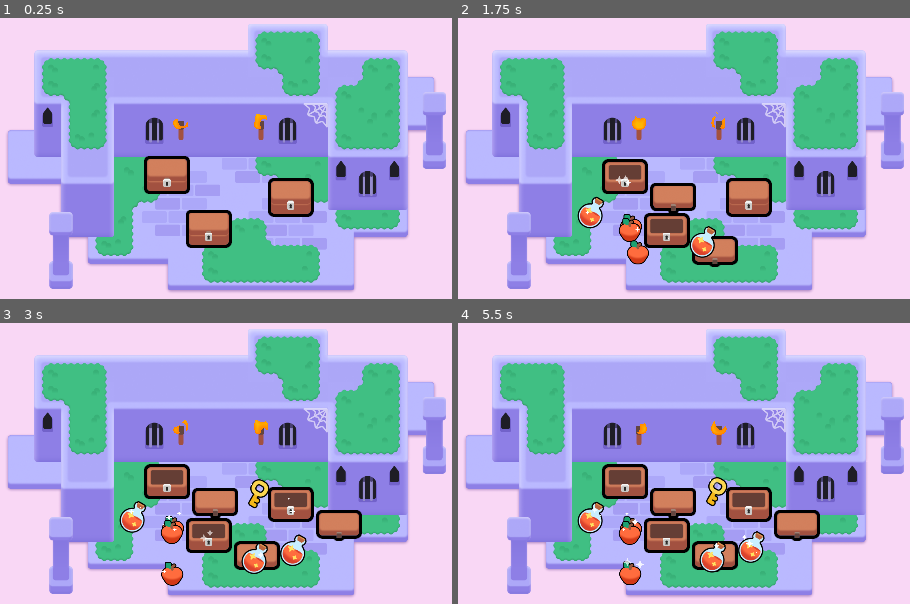
Above: before the commit, frames 1-4 (two rows, left to right).
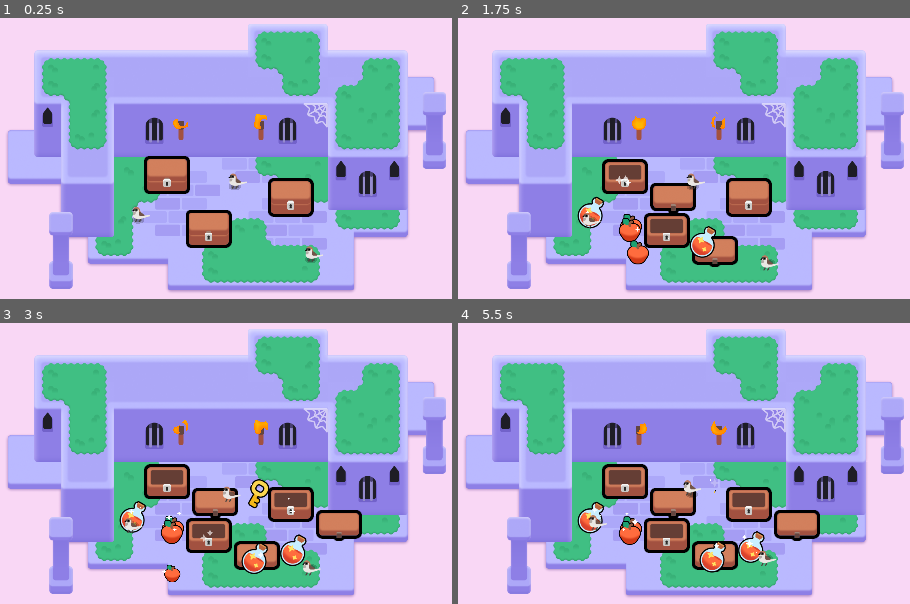
Above: after the commit, the same moments.

Repository: joszeto1/2d-GameDev-Course
Game: Godot game, scene res://lessons/mini_dungeon.tscn
Two runs of this game, one before a commit and one after it. Both use one fixed random seed, a clock stepped at 60 frames per second and the inputs below.
Inputs (mouse positions are in pixels of both pictures, inside the frame that each line leads up to):
- Up to frame 1 (0.25 s): no input
- Up to frame 2 (1.75 s): tap Enter at 0.5 s; move the mouse to (625, 175) at 0.52 s; press the mouse at (625, 175) at 0.53 s; hold D (move_right) 0.53-1.28 s; tap Space at 0.77, 1.52 s; move the mouse to (665, 228) at 1.27 s; release the mouse at (665, 228) at 1.28 s; hold S (move_down) from 1.28 s (still down); right-click (665, 228) at 1.35 s; click (665, 228) at 1.42 s
- Up to frame 3 (3 s): move the mouse to (289, 502) at 2.02 s; release S (move_down) at 2.03 s; hold D (move_right) 2.03-2.78 s; tap Z at 2.1 s; click (289, 502) at 2.17 s; move the mouse to (180, 570) at 2.77 s; hold W (move_up) from 2.78 s (still down); click (180, 570) at 2.85 s
- Up to frame 4 (5.5 s): tap Space at 3.02, 3.77, 4.52 s; move the mouse to (outside the picture) at 3.52 s; release W (move_up) at 3.53 s; hold Right mouse button (right_click) 3.53-4.28 s; hold A (move_left) 3.53-5.03 s; click (outside the picture) at 3.67 s; move the mouse to (outside the picture) at 4.27 s; tap Z at 4.35 s; click (outside the picture) at 4.42 s; move the mouse to (720, 480) at 5.02 s; press the mouse at (720, 480) at 5.03 s; hold S (move_down) from 5.03 s (still down)

The runs differ from the first frame. In frame 1, 0.4% of the frame differs, in the area x 29-72%, y 55-88%; in frame 2, 0.4%; in frame 3, 0.5%; in frame 4, 1.0%, in the area x 28-71%, y 54-94%.

Commit message:
L8. the programmer's dictionary + L9. let's experiment

Diff:
--- a/M06.looting_workbook/assets/torch/torch.gd
+++ b/M06.looting_workbook/assets/torch/torch.gd
@@ -5,3 +5,19 @@
 func _ready() -> void:
 	# This parameter of the shader material gives each flame a slightly different look and randomized animation.
 	flame.material.set("shader_parameter/offset", global_position * 0.1)
+
+func toggle_flame_visibility():
+	if flame.visible:
+		flame.visible = false
+	else:
+		flame.visible = true
+
+func _input_event(viewport, event, shape_index):
+	var event_is_mouse_click: bool = (
+		event is InputEventMouseButton and
+		event.button_index == MOUSE_BUTTON_LEFT and
+		event.is_pressed()
+	)
+
+	if event_is_mouse_click:
+		toggle_flame_visibility()
--- a/M06.looting_workbook/assets/torch/torch.tscn
+++ b/M06.looting_workbook/assets/torch/torch.tscn
@@ -28,7 +28,10 @@
 shader_parameter/noise_sampler = SubResource("NoiseTexture2D_1dd3t")
 shader_parameter/flame_gradient = SubResource("GradientTexture1D_cnwig")
 
-[node name="Torch" type="Node2D"]
+[sub_resource type="CircleShape2D" id="CircleShape2D_36hjy"]
+radius = 18.0278
+
+[node name="Torch" type="Area2D"]
 script = ExtResource("1_8rman")
 
 [node name="TorchBody" type="Sprite2D" parent="."]
@@ -40,3 +43,7 @@
 position = Vector2(0, -30)
 scale = Vector2(0.28038, 0.28038)
 texture = ExtResource("3_5oi5q")
+
+[node name="CollisionShape2D" type="CollisionShape2D" parent="."]
+position = Vector2(0, -18)
+shape = SubResource("CircleShape2D_36hjy")
--- /dev/null
+++ b/M06.looting_workbook/lessons/bird.gd
@@ -0,0 +1,36 @@
+extends Node2D
+
+@onready var sprite_2d = $Sprite2D
+@onready var shadow = $Shadow
+@onready var wait_timer = $WaitTimer
+
+func _ready():
+	wait_timer.wait_time = randf_range(1,3)
+	wait_timer.one_shot = true
+	wait_timer.timeout.connect(_bird_hop)
+	wait_timer.start()
+
+
+
+func _bird_hop():
+
+	const HOP_DURATION = 0.25
+	const HALF_HOP_DURATION = HOP_DURATION/2
+
+	var random_direction = Vector2(1,0).rotated(randf() * 2 * PI)
+	var land_position = random_direction * randf_range(0,30)
+
+	var tween = create_tween().set_parallel()
+	tween.tween_property(sprite_2d, "position:x", land_position.x, HOP_DURATION)
+	tween.tween_property(shadow,"position", land_position, HOP_DURATION)
+
+	tween = create_tween()
+	tween.set_trans(Tween.TRANS_QUAD)
+	tween.set_ease(Tween.EASE_OUT)
+	const JUMP_HEIGHT = 16
+	tween.tween_property(sprite_2d, "position:y", land_position.y - JUMP_HEIGHT, HALF_HOP_DURATION)
+	tween.set_ease(Tween.EASE_IN)
+	tween.tween_property(sprite_2d, "position:y", land_position.y, HALF_HOP_DURATION)
+
+	wait_timer.wait_time = randf_range(1,3)
+	tween.finished.connect(wait_timer.start)
--- /dev/null
+++ b/M06.looting_workbook/lessons/bird.tscn
@@ -0,0 +1,18 @@
+[gd_scene load_steps=4 format=3 uid="uid://dji4nldifdnm4"]
+
+[ext_resource type="Script" path="res://lessons/bird.gd" id="1_re5ig"]
+[ext_resource type="Texture2D" uid="uid://bwhshkk62k3bh" path="res://assets/bird/sparrow.png" id="2_cu4em"]
+[ext_resource type="PackedScene" uid="uid://dnetm54guji21" path="res://assets/bird/shadow.tscn" id="3_sgkfp"]
+
+[node name="bird" type="Node2D"]
+script = ExtResource("1_re5ig")
+
+[node name="Sprite2D" type="Sprite2D" parent="."]
+position = Vector2(5, -4)
+texture = ExtResource("2_cu4em")
+
+[node name="Shadow" parent="." instance=ExtResource("3_sgkfp")]
+position = Vector2(-1, 9)
+
+[node name="WaitTimer" type="Timer" parent="."]
+one_shot = true
--- a/M06.looting_workbook/lessons/items/item.gd
+++ b/M06.looting_workbook/lessons/items/item.gd
@@ -17,3 +17,19 @@
 	sprite_2d.position = -1.0 * position_offset
 	tween.tween_property(sprite_2d, "position", position_offset, duration)
 	tween.tween_property(sprite_2d, "position",  -1.0 * position_offset, duration)
+
+
+
+
+
+func _input_event(viewport, event, shape_index):
+	var event_is_mouse_click: bool = (
+		event is InputEventMouseButton and
+		event.button_index == MOUSE_BUTTON_LEFT and
+		event.is_pressed()
+	)
+
+	if event_is_mouse_click:
+		var tween = create_tween()
+		tween.tween_property(self, "scale", Vector2(0,0), 0.5)
+		tween.finished.connect(queue_free)
--- a/M06.looting_workbook/lessons/mini_dungeon.tscn
+++ b/M06.looting_workbook/lessons/mini_dungeon.tscn
@@ -7,6 +7,7 @@
 [ext_resource type="Texture2D" uid="uid://l0y1k1obencd" path="res://assets/dungeon/spider_web.png" id="5_ywba7"]
 [ext_resource type="PackedScene" uid="uid://eundh35r605v" path="res://assets/torch/torch.tscn" id="6_fokey"]
 [ext_resource type="PackedScene" uid="uid://by5k0el4x86n5" path="res://lessons/chest.tscn" id="7_gqni8"]
+[ext_resource type="PackedScene" uid="uid://dji4nldifdnm4" path="res://lessons/bird.tscn" id="8_2mx83"]
 
 [sub_resource type="TileSetAtlasSource" id="TileSetAtlasSource_6s4s5"]
 texture = ExtResource("1_sym7n")
@@ -331,3 +332,12 @@
 
 [node name="Chest3" parent="." instance=ExtResource("7_gqni8")]
 position = Vector2(744.346, 316.268)
+
+[node name="bird" parent="." instance=ExtResource("8_2mx83")]
+position = Vector2(793, 428.5)
+
+[node name="bird2" parent="." instance=ExtResource("8_2mx83")]
+position = Vector2(378, 333.5)
+
+[node name="bird3" parent="." instance=ExtResource("8_2mx83")]
+position = Vector2(610, 253.5)
Not shown: 1 places in M06.looting_workbook/assets/torch/torch.tscn that only renumber resources
Not shown: 1 places in M06.looting_workbook/lessons/mini_dungeon.tscn that only renumber resources
